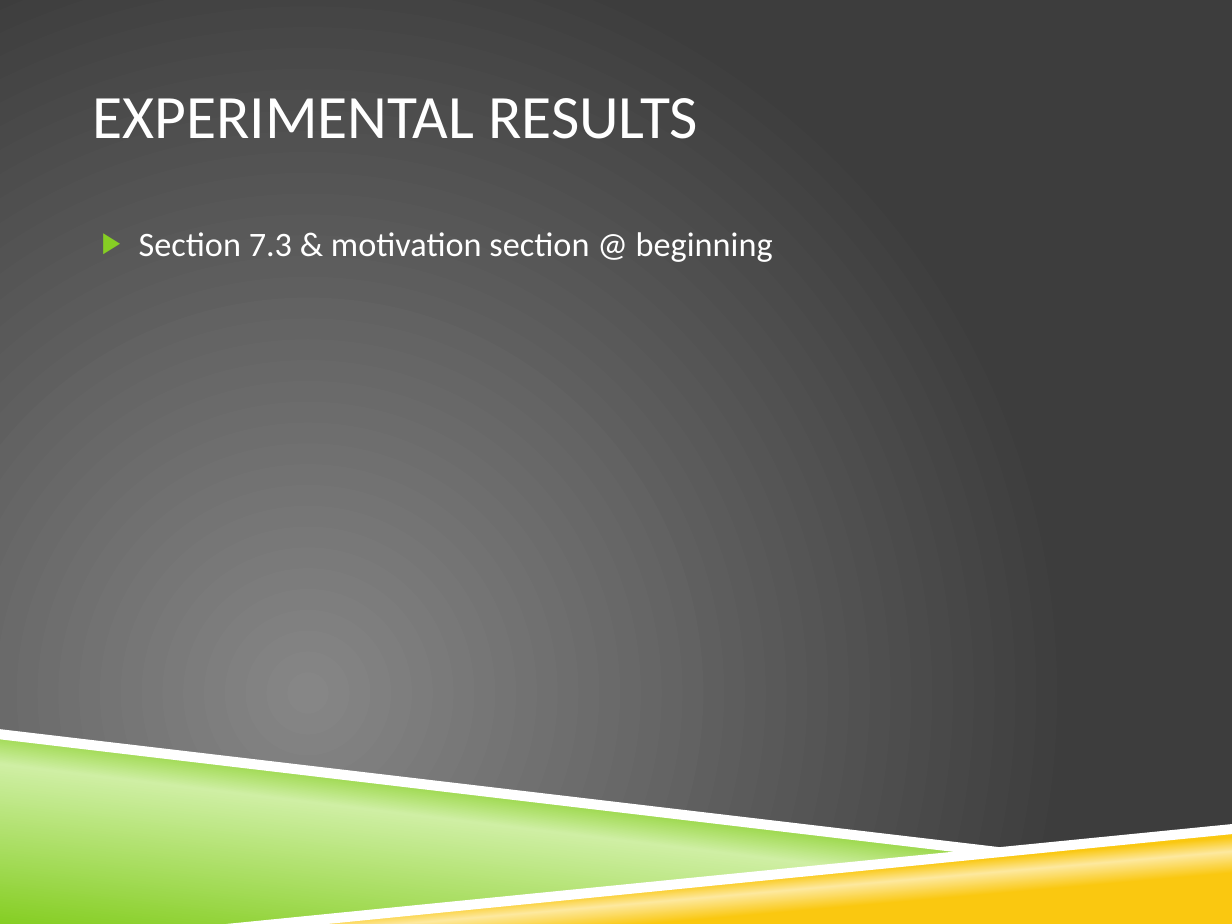
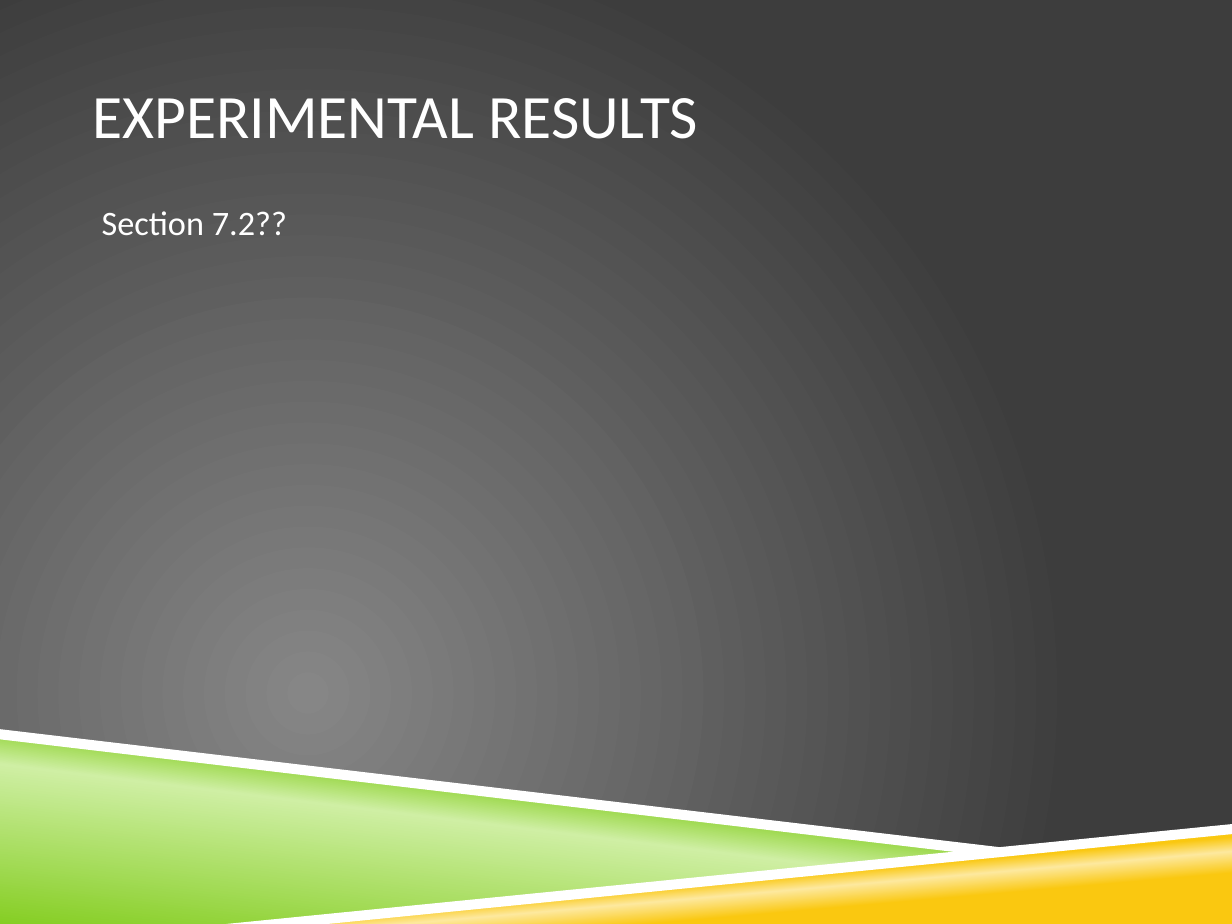
Before and after one commit to vfasburg/cse_825, a slide deck: slide 14 of PaperPresentation/Paper_Presentation_Fasburg_Reiff_Thomas.pptx (slide 8 before the commit). Drawn at 1232x924 pixels with LibreOffice and Linux fonts; fonts in the diff are those of the drawing; background and template pictures are left out. Boxes give left, top, right and bottom in pixels: in the first picture for what was removed or moved away, otherwise in the second. Text is boxed around its words. In the diff, an @@ line names an element or a change of style, - is before the commit and + after.

Commit message:
Added most of experimental results.

```diff
--- a/PaperPresentation/Paper_Presentation_Fasburg_Reiff_Thomas.pptx
+++ b/PaperPresentation/Paper_Presentation_Fasburg_Reiff_Thomas.pptx
@@ text at [102, 211, 287, 235]: text changed @@
-▶ Section 7.3 & motivation section @ beginning
+Section 7.2??
```
Also in this commit, not shown: 6 slides added.
